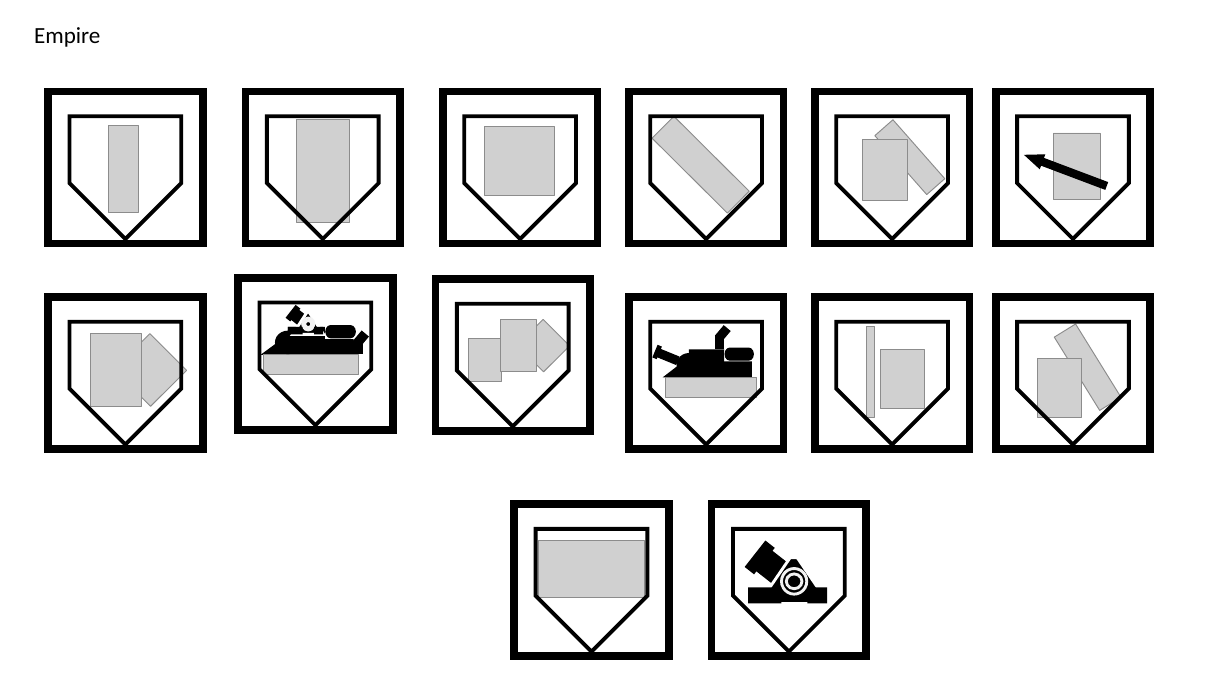
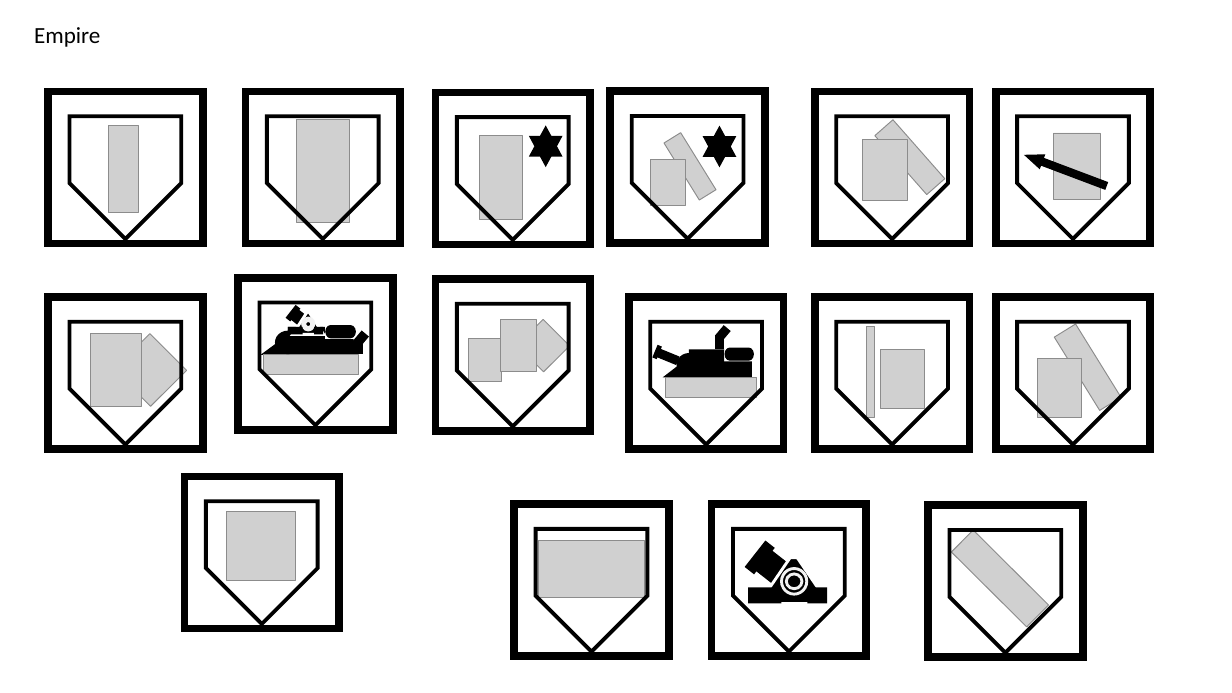
Before and after one commit to alexliuhust/JS_ChessGames, a slide deck: slide 1 of image process/drawings.pptx. Drawn at 1232x693 pixels with LibreOffice and Linux fonts; fonts in the diff are those of the drawing; grey boxes stand for pictures. Boxes give left, top, right and bottom in pixels: in the first picture for what was removed or moved away, otherwise in the second. Text is boxed around its words. In the diff, an @@ line names an element or a change of style, - is before the commit and + after.

```diff
--- a/image process/drawings.pptx
+++ b/image process/drawings.pptx
@@ rectangle added at box(435, 92, 590, 245), outline #000000 6 pt @@
@@ pentagon arrow added at box(457, 117, 569, 240), outline #000000 3 pt @@
@@ rectangle added at box(610, 91, 764, 244), outline #000000 6 pt @@
@@ pentagon arrow added at box(632, 116, 744, 238), outline #000000 3 pt @@
@@ picture added at box(480, 136, 523, 220) @@
@@ star added at box(531, 127, 562, 165), fill #000000, outline #000000 1 pt @@
@@ picture added at box(664, 133, 716, 201) @@
@@ star added at box(704, 127, 736, 165), fill #000000, outline #000000 1 pt @@
@@ picture added at box(651, 160, 686, 206) @@
@@ 1 picture, 1 pentagon arrow, 1 rectangle: place and size @@
-1 picture, 1 pentagon arrow, 1 rectangle at box(443, 91, 597, 244)
+1 picture, 1 pentagon arrow, 1 rectangle at box(185, 477, 339, 629)
@@ 1 picture, 1 pentagon arrow, 1 rectangle: place and size @@
-1 picture, 1 pentagon arrow, 1 rectangle at box(629, 91, 784, 244)
+1 picture, 1 pentagon arrow, 1 rectangle at box(928, 506, 1082, 658)
```
Also in this commit, not shown: 2 other slides changed, 6 other files.
